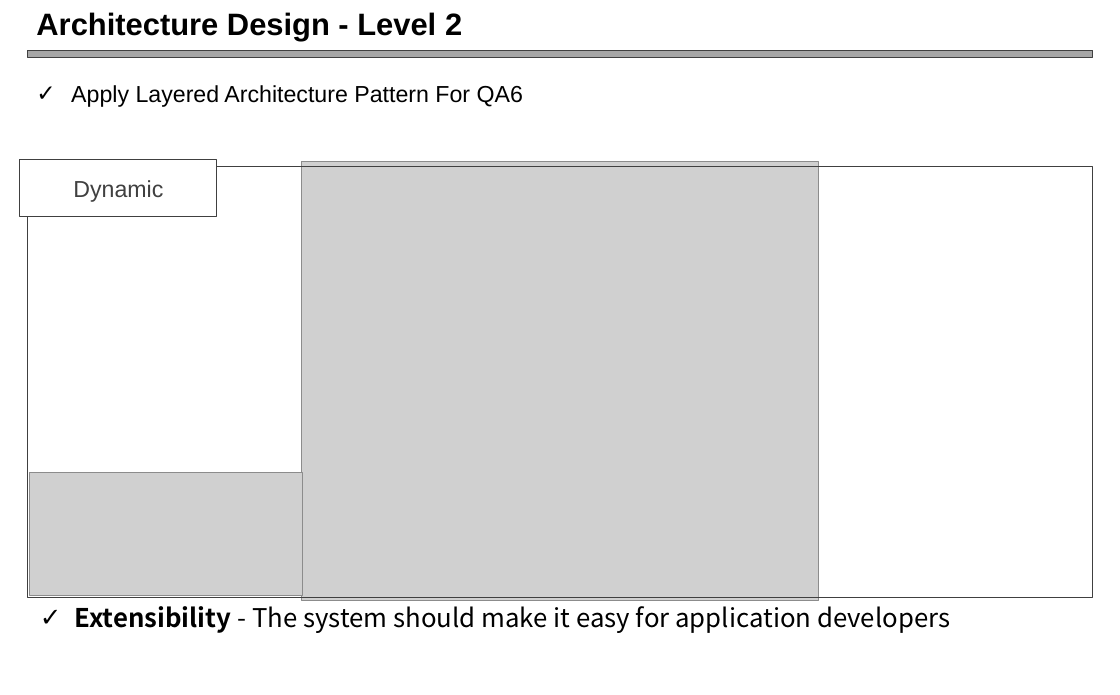
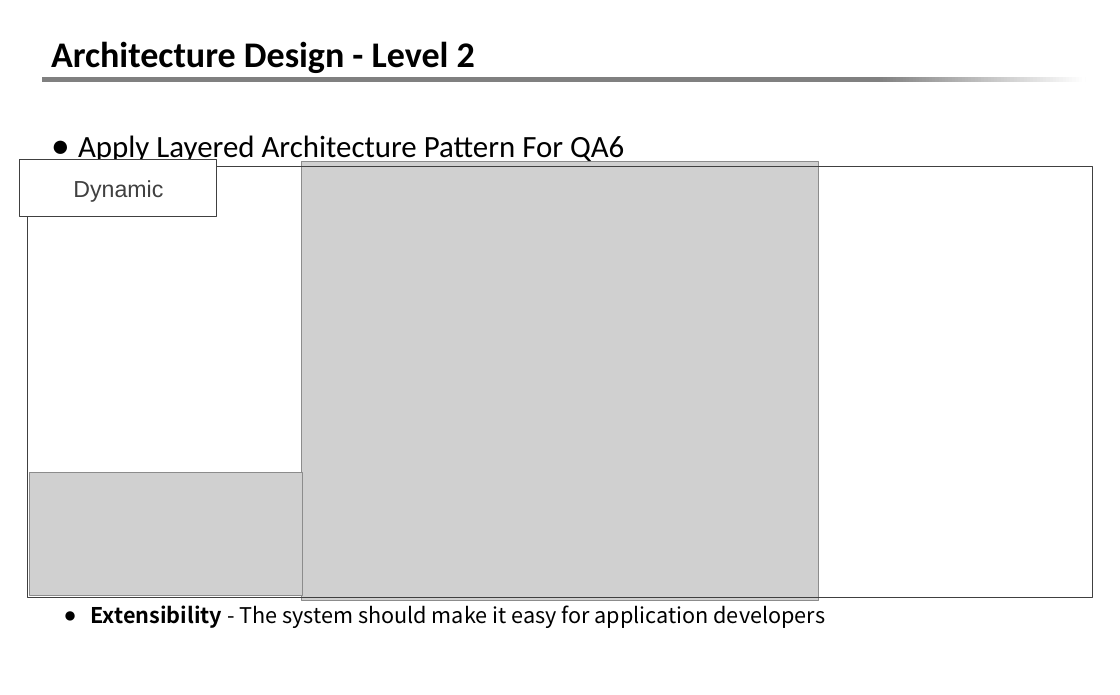
Before and after one commit to Youngsoo/iot-platform, a slide deck: slide 13 of Final_presentation_team5_v0.5.pptx. Drawn at 1120x695 pixels with LibreOffice and Linux fonts; fonts in the diff are those of the drawing; grey boxes stand for pictures. Boxes give left, top, right and bottom in pixels: in the first picture for what was removed or moved away, otherwise in the second. Text is boxed around its words. In the diff, an @@ line names an element or a change of style, - is before the commit and + after.

```diff
--- a/Final_presentation_team5_v0.5.pptx
+++ b/Final_presentation_team5_v0.5.pptx
@@ title "Architecture Design - Level 2" moved from (x1=36, y1=12, x2=462, y2=41) to (x1=51, y1=41, x2=475, y2=73) @@
@@ title "Architecture Design - Level 2" at (x1=51, y1=41, x2=475, y2=73): size 24 to 28 pt, font Arial to Calibri @@
@@ rectangle resized from (x1=27, y1=50, x2=1093, y2=57) to (x1=42, y1=27, x2=1093, y2=78) @@
@@ rectangle at (x1=42, y1=27, x2=1093, y2=78): fill #A6A6A6 to #FFFFFF; outline #404040 0.75 pt to none @@
@@ rectangle added at (x1=42, y1=78, x2=1086, y2=83), fill gradient #808080 to #FFFFFF @@
@@ text "Apply Layered Architecture Pattern For ..." moved from (x1=71, y1=85, x2=523, y2=107) to (x1=78, y1=135, x2=624, y2=166) @@
@@ text "Apply Layered Architecture Pattern For ..." at (x1=78, y1=135, x2=624, y2=166): size 18 to 24 pt, font Arial to Calibri; bullet ✓ to ● @@
@@ text "Extensibility - The system should ..." moved from (x1=75, y1=606, x2=950, y2=633) to (x1=91, y1=605, x2=826, y2=628) @@
@@ text "Extensibility - The system should ..." at (x1=91, y1=605, x2=826, y2=628): size 20 to 16.8 pt; bullet ✓ to ● @@
```
Also in this commit, not shown: 58 other slides changed.
